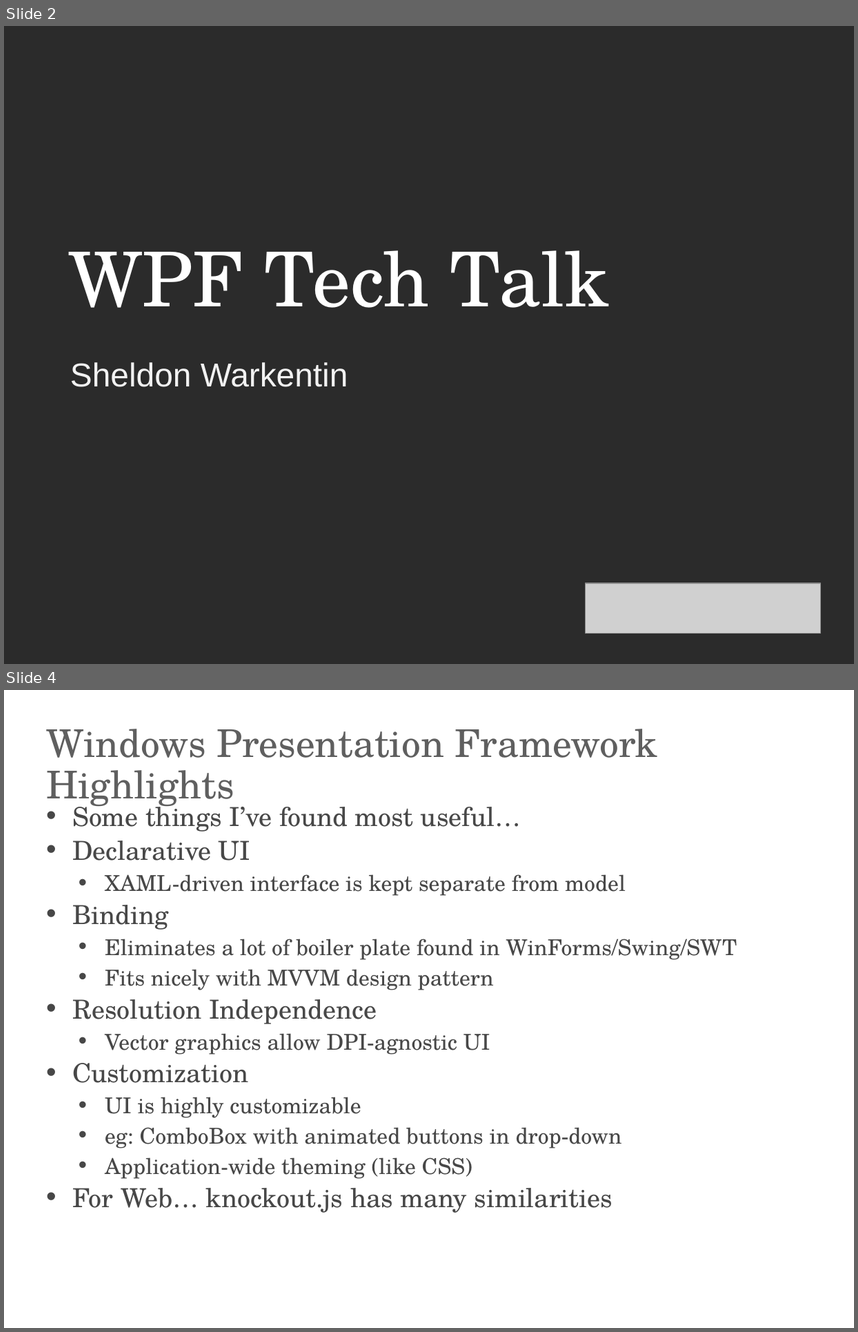
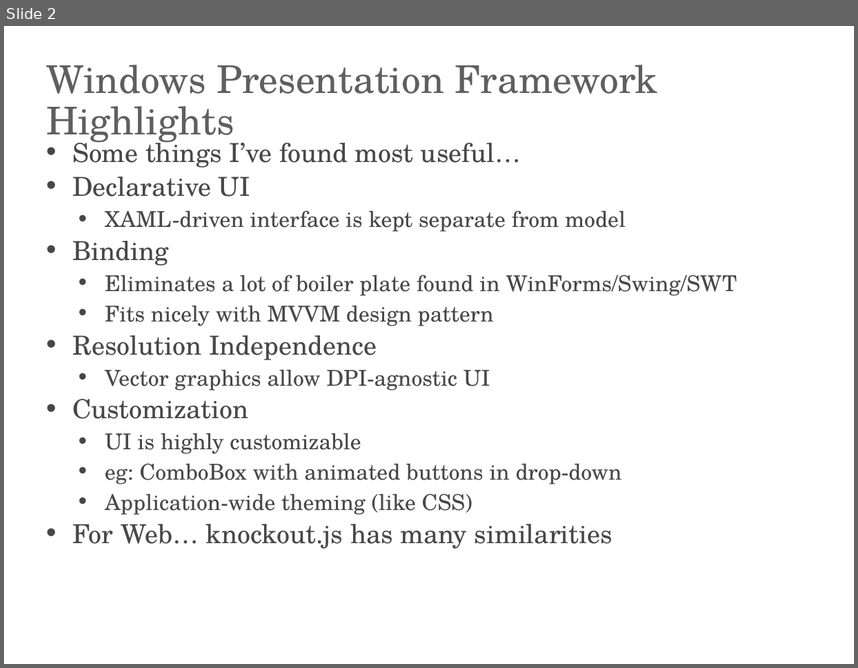
Before and after one commit to kaidon/wpfPresentation, a slide deck: WpfAndMvvm.pptx. Shown one above the other, each under a label of ours: slides 2 and 4 before the commit, slide 2 after it; the slides between them are not shown. The pictures are 858x1332 and 858x668 pixels, drawn with LibreOffice and Linux fonts; fonts in the diff are those of the drawing; grey boxes stand for pictures; background and template pictures are left out; a plain dark background stands for a picture behind light text. Boxes give left, top, right and bottom in pixels: in the first picture for what was removed or moved away, otherwise in the second. Text is boxed around its words. In the diff, an @@ line names an element or a change of style, - is before the commit and + after.

```diff
--- a/WpfAndMvvm.pptx
+++ b/WpfAndMvvm.pptx
@@ slide 2 removed at <box>4,26,854,664</box>, background picture (left out) @@
@@ title removed at <box>68,250,610,308</box> @@
-WPF Tech Talk
@@ subtitle removed at <box>70,362,348,387</box> @@
-Sheldon Warkentin
@@ picture removed at <box>586,583,820,633</box> @@
@@ what was slide 4 is now slide 2 @@
```
Also in this commit, not shown: 2 slides changed, 1 other slide removed.
